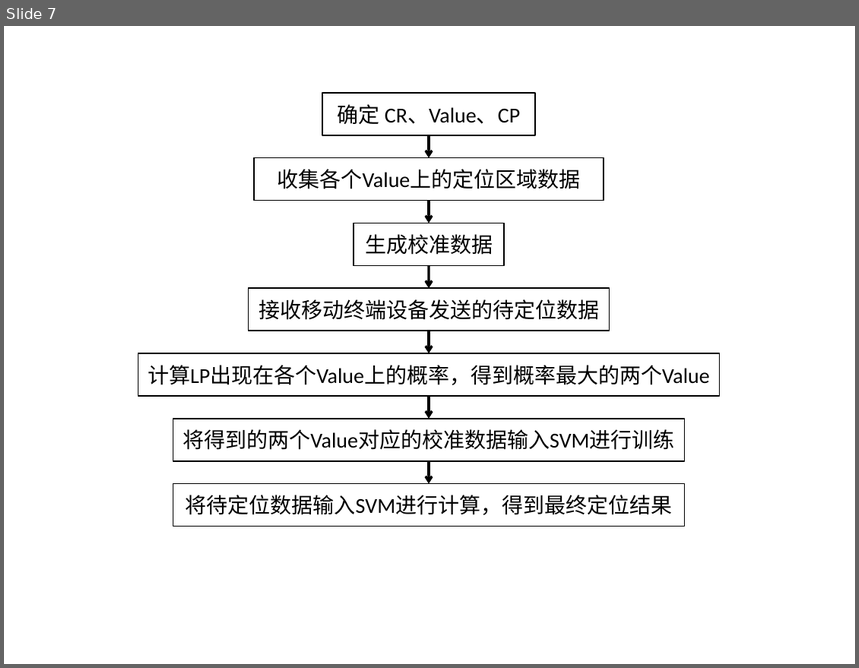
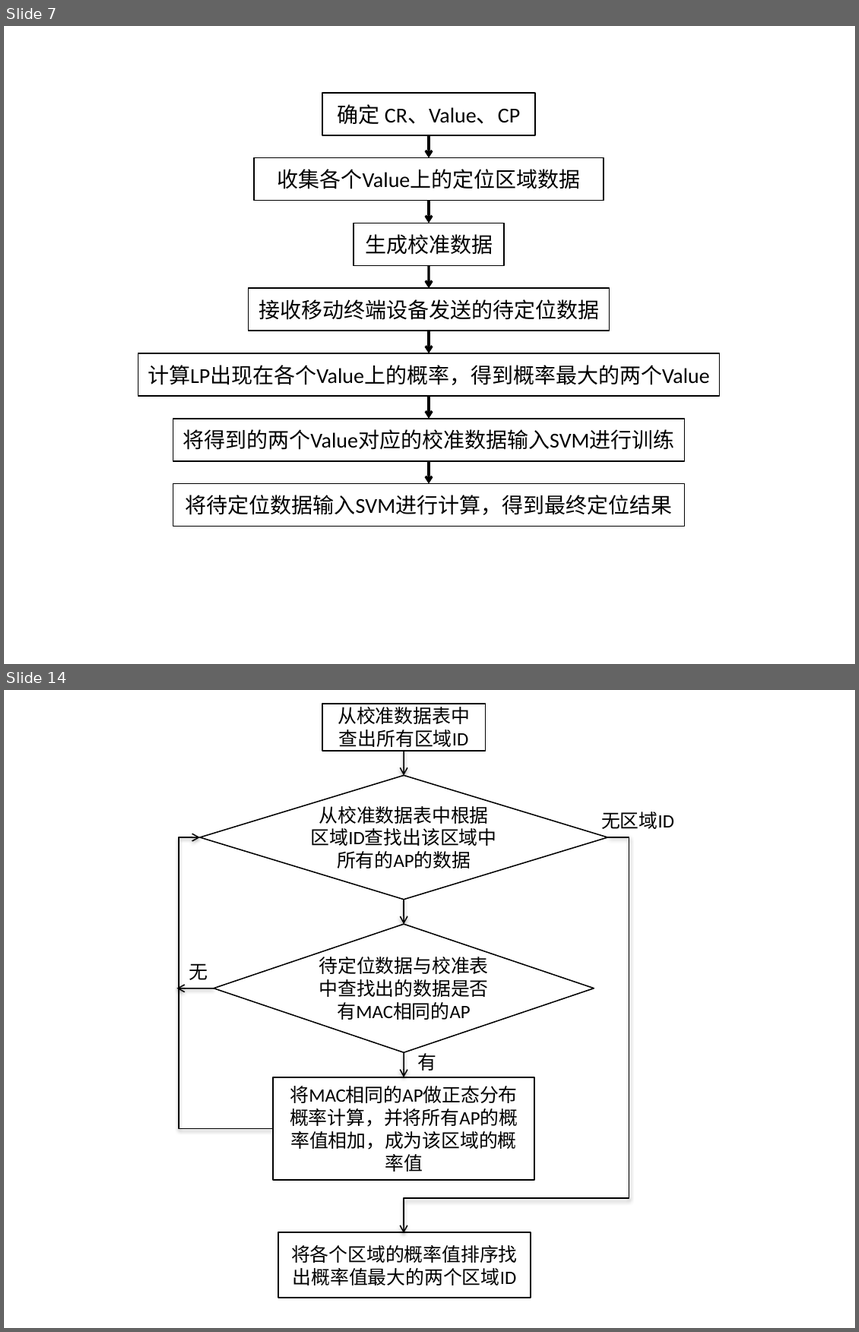
Before and after one commit to zhutao/MyDoc, a slide deck: WifiCalibration/ppt.pptx. Shown one above the other, each under a label of ours: slide 7 before the commit, slides 7 and 14 after it; the slides between them are not shown. The pictures are 859x668 and 859x1332 pixels, drawn with LibreOffice and Linux fonts; fonts in the diff are those of the drawing. Boxes give left, top, right and bottom in pixels: in the first picture for what was removed or moved away, otherwise in the second. Text is boxed around its words. In the diff, an @@ line names an element or a change of style, - is before the commit and + after.

```diff
--- a/WifiCalibration/ppt.pptx
+++ b/WifiCalibration/ppt.pptx
@@ slide 14 added at bbox=[4, 690, 855, 1328], background #FFFFFF @@
@@ rectangle added at bbox=[322, 704, 486, 751], fill #FFFFFF, outline #000000 1 pt, 16 pt, text #000000 @@
+从校准数据表中查出所有区域ID
@@ arrow added from (404, 751) to (404, 775), #000000 1 pt @@
@@ diamond added at bbox=[200, 775, 607, 900], fill #FFFFFF, outline #000000 1 pt, 16 pt, text #000000 @@
+从校准数据表中根据区域ID查找出该区域中所有的AP的数据
@@ text added at bbox=[601, 812, 674, 829], 16 pt, text #000000 @@
+无区域ID
@@ elbow arrow added from (273, 1129) to (200, 837), #000000 1 pt @@
@@ elbow arrow added from (607, 837) to (404, 1234), #000000 1 pt @@
@@ arrow added from (404, 900) to (404, 924), #000000 1 pt @@
@@ diamond added at bbox=[214, 924, 594, 1053], fill #FFFFFF, outline #000000 1 pt, 16 pt, text #000000 @@
+待定位数据与校准表中查找出的数据是否有MAC相同的AP
@@ text added at bbox=[189, 964, 208, 980], 16 pt, text #000000 @@
+无
@@ arrow added from (214, 989) to (177, 989), #000000 1 pt @@
@@ arrow added from (404, 1053) to (404, 1078), #000000 1 pt @@
@@ text added at bbox=[418, 1053, 437, 1071], 16 pt, text #000000 @@
+有
@@ rectangle added at bbox=[273, 1078, 534, 1180], fill #FFFFFF, outline #000000 1 pt, 16 pt, text #000000 @@
+将MAC相同的AP做正态分布概率计算，并将所有AP的概率值相加，成为该区域的概率值
@@ rectangle added at bbox=[278, 1233, 530, 1299], fill #FFFFFF, outline #000000 1 pt, 16 pt, text #000000 @@
+将各个区域的概率值排序找出概率值最大的两个区域ID
```
Also in this commit, not shown: 6 other slides added, 1 other file.
